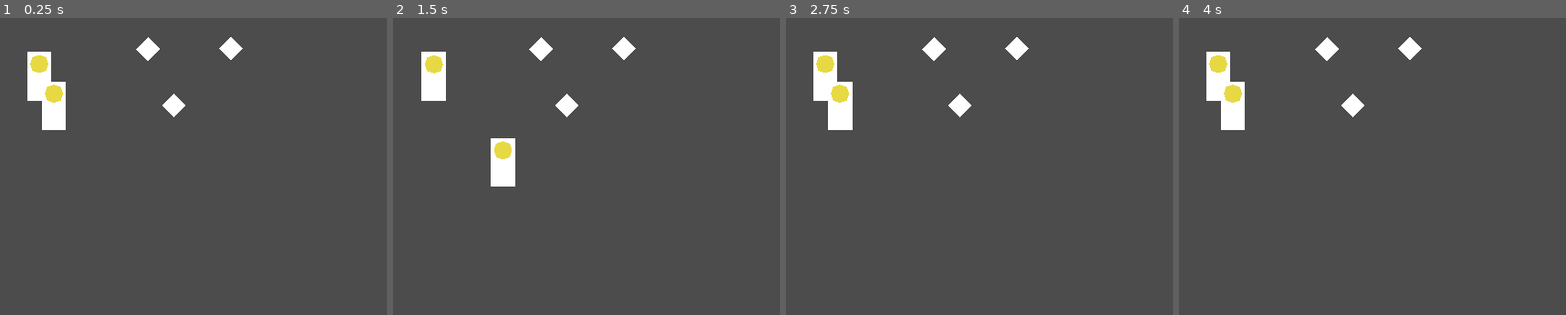
Above: before the commit, frames 1-4 (left to right).
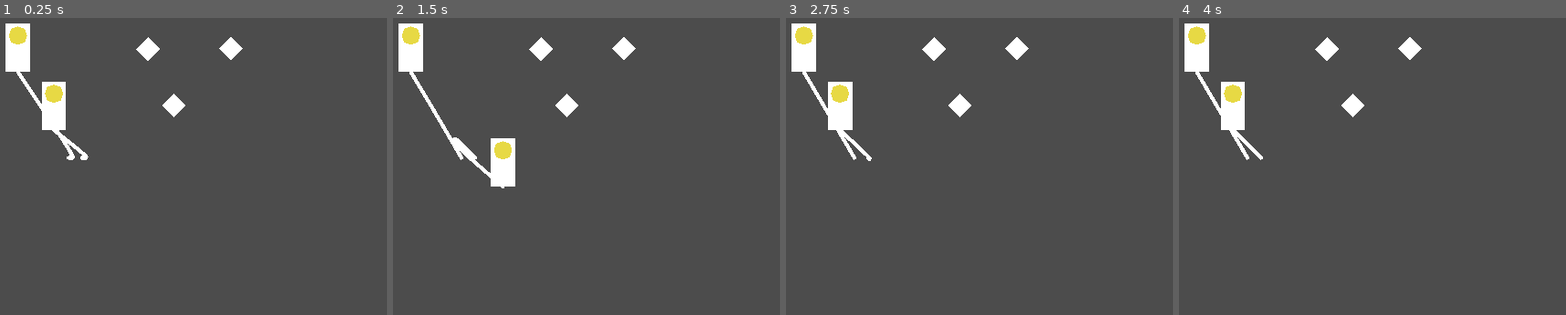
Above: after the commit, the same moments.

Repository: unSAME-Studio/ProjectOutlet
Game: Godot game, scene res://scenes/Main.tscn
Two runs of this game, one before a commit and one after it. Both use one fixed random seed, a clock stepped at 60 frames per second and the inputs below.
Inputs (mouse positions are in pixels of both pictures, inside the frame that each line leads up to):
- Up to frame 1 (0.25 s): no input
- Up to frame 2 (1.5 s): drag from (431, 77) to (768, 101) at 0.52 s; drag from (447, 107) to (656, 273) at 1.27 s
- Up to frame 3 (2.75 s): move the mouse to (1161, 101) at 2.02 s; press the mouse at (1161, 101) at 2.03 s
- Up to frame 4 (4 s): release the mouse at (1554, 101) at 2.75 s; tap Enter at 2.75 s; drag from (1442, 273) to (1233, 107) at 2.77 s; tap Space at 3.5 s; move the mouse to (outside the picture) at 3.52 s; press the mouse at (outside the picture) at 3.53 s

The runs differ from the first frame. In frame 1, 2.1% of the frame differs, in the area x 1-23%, y 1-48%; in frame 2, 2.5%, in the area x 1-29%, y 1-58%; in frame 3, 2.1%; in frame 4, 2.1%.

Commit message:
Added Vevlet Rope

Diff:
--- a/objects/Plug.gd
+++ b/objects/Plug.gd
@@ -1,7 +1,7 @@
 extends Area2D
 
 export (PackedScene) var outlet
-
+export (PackedScene) var string
 var selected = false
 var original_point
 var rest_point
@@ -14,6 +14,11 @@
 func _ready():
 	original_point = get_global_position()
 
+	# spawn the string
+	var s = string.instance()
+	s.plug = $"End"
+	get_parent().call_deferred("add_child", s)
+	s.set_global_position(Vector2(rand_range(0, get_viewport().size.x), get_viewport().size.y))
 
 # on drag
 func _on_Plug_input_event(viewport, event, shape_idx):
--- a/objects/Plug.tscn
+++ b/objects/Plug.tscn
@@ -1,7 +1,8 @@
-[gd_scene load_steps=4 format=2]
+[gd_scene load_steps=5 format=2]
 
 [ext_resource path="res://objects/Plug.gd" type="Script" id=1]
 [ext_resource path="res://objects/Outlet.tscn" type="PackedScene" id=2]
+[ext_resource path="res://objects/rope/Verlet.tscn" type="PackedScene" id=3]
 
 [sub_resource type="RectangleShape2D" id=1]
 extents = Vector2( 32, 64 )
@@ -9,10 +10,7 @@
 [node name="Plug" type="Area2D"]
 script = ExtResource( 1 )
 outlet = ExtResource( 2 )
-
-[node name="CollisionShape2D" type="CollisionShape2D" parent="."]
-position = Vector2( 0, 32 )
-shape = SubResource( 1 )
+string = ExtResource( 3 )
 
 [node name="Polygon2D" type="Polygon2D" parent="."]
 position = Vector2( -32, -32 )
@@ -24,4 +22,11 @@
 color = Color( 0.909804, 0.854902, 0.270588, 1 )
 polygon = PoolVector2Array( 0, -32, -24, -24, -32, 0, -24, 24, 0, 32, 24, 24, 32, 0, 24, -24 )
 
+[node name="CollisionShape2D" type="CollisionShape2D" parent="."]
+position = Vector2( 0, 32 )
+shape = SubResource( 1 )
+
+[node name="End" type="Position2D" parent="."]
+position = Vector2( 0, 96 )
+
 [connection signal="input_event" from="." to="." method="_on_Plug_input_event"]
--- /dev/null
+++ b/objects/rope/Verlet.tscn
@@ -0,0 +1,12 @@
+[gd_scene load_steps=2 format=2]
+
+[ext_resource path="res://objects/rope/string.gd" type="Script" id=1]
+
+[node name="String" type="Node2D"]
+script = ExtResource( 1 )
+
+[node name="Line2D" type="Line2D" parent="."]
+points = PoolVector2Array( 0, 0, 1, 0, 2, 0, 3, 0, 4, 0, 5, 0, 6, 0, 7, 0, 8, 0, 9, 0, 10, 0, 11, 0, 12, 0, 13, 0, 14, 0, 15, 0, 16, 0, 17, 0, 18, 0, 19, 0, 20, 0, 21, 0, 22, 0, 23, 0, 24, 0, 25, 0, 26, 0, 27, 0, 28, 0, 29, 0, 30, 0, 31, 0, 32, 0, 33, 0, 34, 0, 35, 0, 36, 0, 37, 0, 38, 0, 39, 0, 40, 0, 41, 0, 42, 0, 43, 0, 44, 0, 45, 0, 46, 0, 47, 0, 48, 0, 49, 0, 50, 0, 51, 0, 52, 0, 53, 0, 54, 0, 55, 0, 56, 0, 57, 0, 58, 0, 59, 0, 60, 0, 61, 0, 62, 0, 63, 0, 64, 0, 65, 0, 66, 0, 67, 0, 68, 0, 69, 0, 70, 0, 71, 0, 72, 0, 73, 0, 74, 0, 75, 0, 76, 0, 77, 0, 78, 0, 79, 0, 80, 0, 81, 0, 82, 0, 83, 0, 84, 0, 85, 0, 86, 0, 87, 0, 88, 0, 89, 0, 90, 0, 91, 0, 92, 0, 93, 0, 94, 0, 95, 0, 96, 0, 97, 0, 98, 0, 99, 0 )
+default_color = Color( 1, 1, 1, 1 )
+begin_cap_mode = 2
+end_cap_mode = 2
--- /dev/null
+++ b/objects/rope/string.gd
@@ -0,0 +1,104 @@
+extends Node2D
+
+
+export (float) var ropeLength = 30
+export (float) var constrain = 1	# distance between points
+export (Vector2) var gravity = Vector2(0, 0)
+export (float) var dampening = 0.7
+export (bool) var startPin = true
+export (bool) var endPin = true
+
+onready var line2D: = $Line2D
+
+var pos: PoolVector2Array
+var posPrev: PoolVector2Array
+var pointCount: int
+
+var plug
+
+func _ready()->void:
+	pointCount = get_pointCount(ropeLength)
+	resize_arrays()
+	init_position()
+
+func get_pointCount(distance: float)->int:
+	return int(ceil(distance / constrain))
+
+func resize_arrays():
+	pos.resize(pointCount)
+	posPrev.resize(pointCount)
+
+func init_position()->void:
+	for i in range(pointCount):
+		pos[i] = position + Vector2(constrain *i, 0)
+		posPrev[i] = position + Vector2(constrain *i, 0)
+	position = Vector2.ZERO
+
+"""
+func _unhandled_input(event:InputEvent)->void:
+	if event is InputEventMouseMotion:
+		if Input.is_action_pressed("click"):	#Move start point
+			set_start(get_global_mouse_position())
+		if Input.is_action_pressed("right_click"):	#Move start point
+			set_last(get_global_mouse_position())
+	elif event is InputEventMouseButton && event.is_pressed():
+		if event.button_index == 1:
+			set_start(get_global_mouse_position())
+		elif event.button_index == 2:
+			set_last(get_global_mouse_position())
+"""
+
+func _process(delta)->void:
+	set_last(plug.get_global_position())
+
+	update_points(delta)
+	update_constrain()
+
+	#update_constrain()	#Repeat to get tighter rope
+	#update_constrain()
+
+	# Send positions to Line2D for drawing
+	line2D.points = pos
+
+func set_start(p:Vector2)->void:
+	pos[0] = p
+	posPrev[0] = p
+
+func set_last(p:Vector2)->void:
+	pos[pointCount-1] = p
+	posPrev[pointCount-1] = p
+
+func update_points(delta)->void:
+	for i in range (pointCount):
+		# not first and last || first if not pinned || last if not pinned
+		if (i!=0 && i!=pointCount-1) || (i==0 && !startPin) || (i==pointCount-1 && !endPin):
+			var velocity = (pos[i] -posPrev[i]) * dampening
+			posPrev[i] = pos[i]
+			pos[i] += velocity + (gravity * delta)
+
+func update_constrain()->void:
+	for i in range(pointCount):
+		if i == pointCount-1:
+			return
+		var distance = pos[i].distance_to(pos[i+1])
+		var difference = constrain - distance
+		var percent = difference / distance
+		var vec2 = pos[i+1] - pos[i]
+
+		# if first point
+		if i == 0:
+			if startPin:
+				pos[i+1] += vec2 * percent
+			else:
+				pos[i] -= vec2 * (percent/2)
+				pos[i+1] += vec2 * (percent/2)
+		# if last point, skip because no more points after it
+		elif i == pointCount-1:
+			pass
+		# all the rest
+		else:
+			if i+1 == pointCount-1 && endPin:
+				pos[i] -= vec2 * percent
+			else:
+				pos[i] -= vec2 * (percent/2)
+				pos[i+1] += vec2 * (percent/2)
--- a/scenes/Main.tscn
+++ b/scenes/Main.tscn
@@ -16,7 +16,7 @@
 [node name="Node2D" type="Node2D" parent="."]
 
 [node name="Plug" parent="Node2D" instance=ExtResource( 1 )]
-position = Vector2( 271, 203 )
+position = Vector2( 215, 128 )
 
 [node name="Plug2" parent="Node2D" instance=ExtResource( 1 )]
 position = Vector2( 310, 281 )
